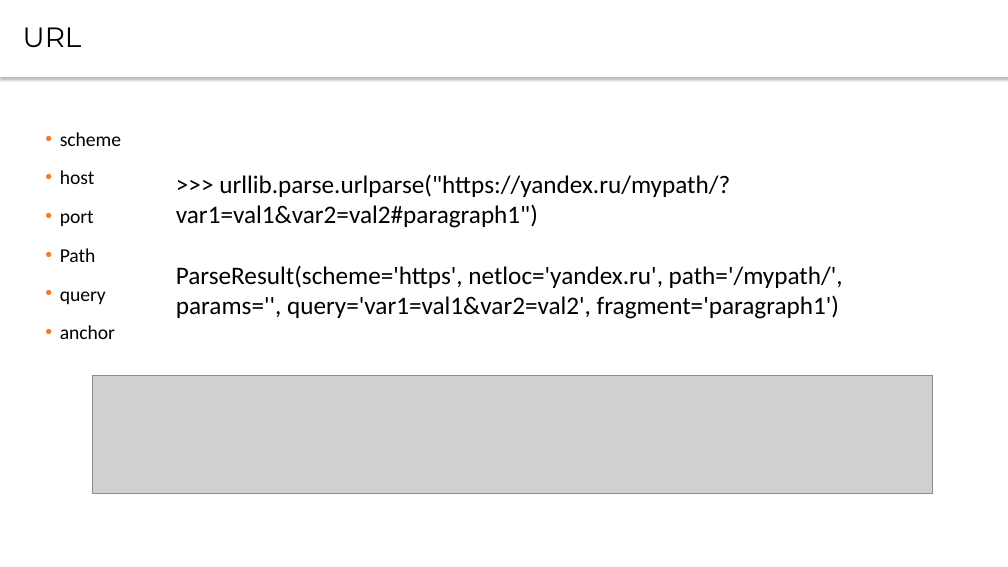
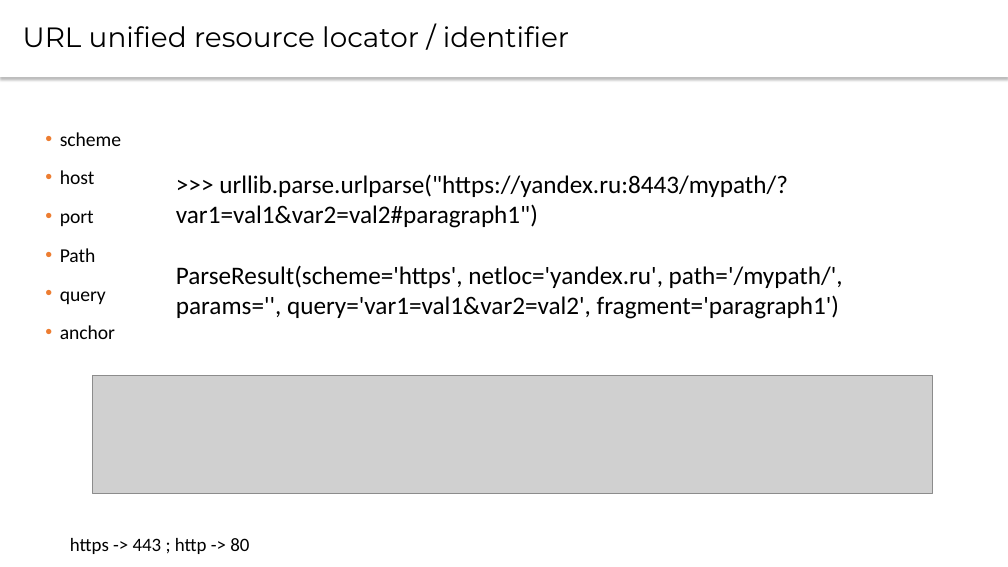
Before and after one commit to CsteerDevops1/lectures_devops2, a slide deck: slide 4 of Networks/Networks5.pptx. Drawn at 1008x567 pixels with LibreOffice and Linux fonts; fonts in the diff are those of the drawing; grey boxes stand for pictures. Boxes give left, top, right and bottom in pixels: in the first picture for what was removed or moved away, otherwise in the second. Text is boxed around its words. In the diff, an @@ line names an element or a change of style, - is before the commit and + after.

```diff
--- a/Networks/Networks5.pptx
+++ b/Networks/Networks5.pptx
@@ text at (23, 26, 569, 47): text changed @@
-URL
+URL unified resource locator / identifier
@@ text at (176, 174, 788, 228): text changed @@
->>> urllib.parse.urlparse("https://yandex.ru/mypath/?var1=val1&var2=val2#paragraph1")
+>>> urllib.parse.urlparse("https://yandex.ru:8443/mypath/?var1=val1&var2=val2#paragraph1")
@@ text added at (70, 538, 249, 554), 18 pt, text #000000 @@
+https -> 443 ; http -> 80
```
Also in this commit, not shown: 1 slide added, 1 other file.
